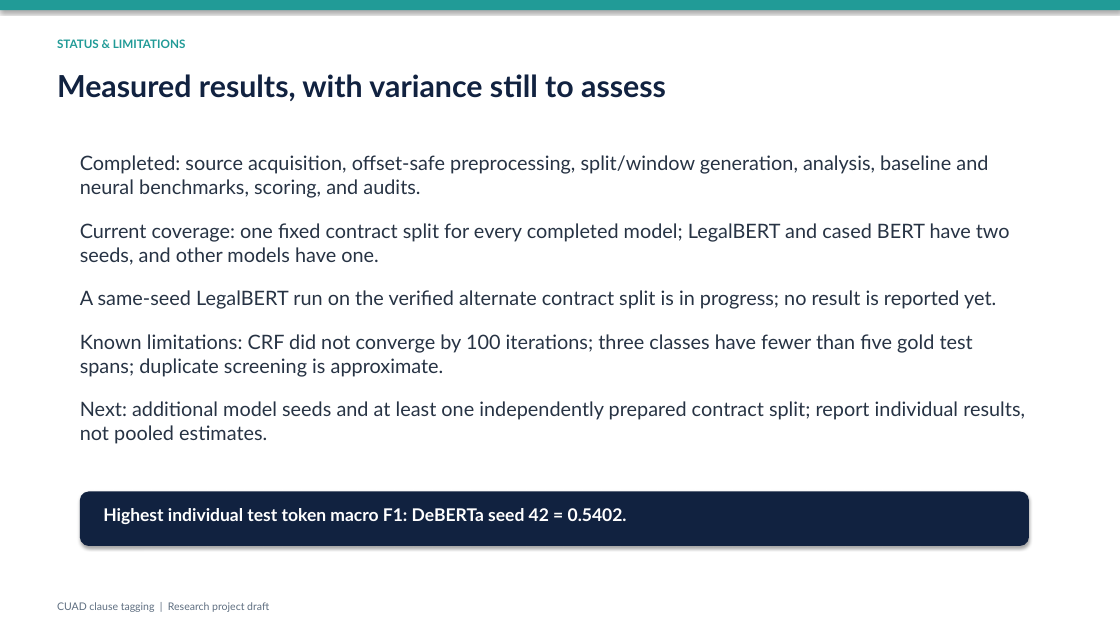
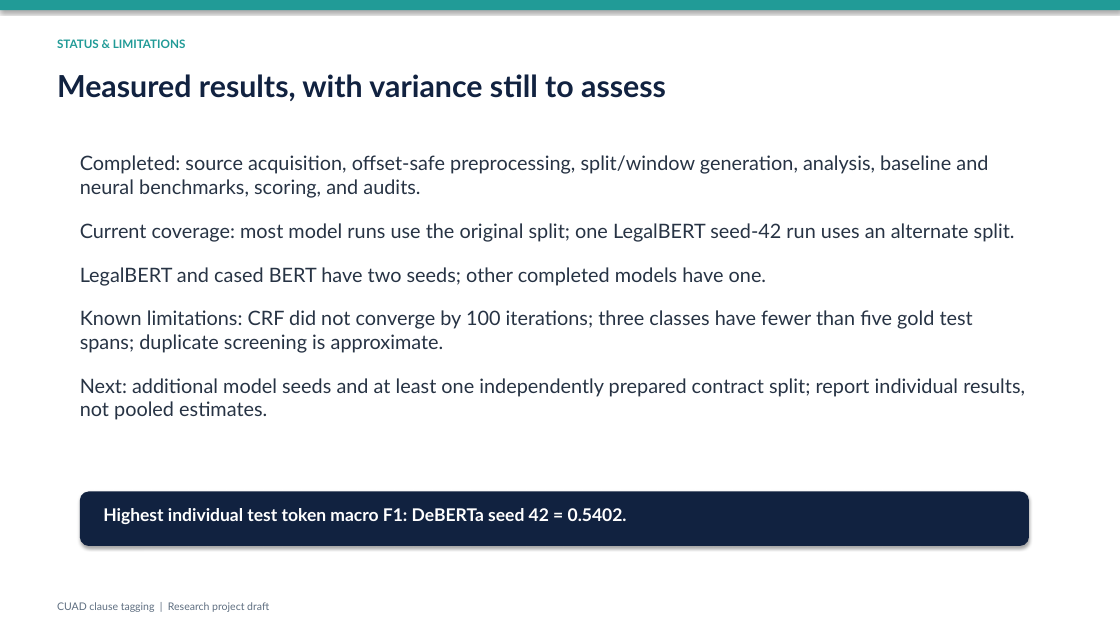
Before and after one commit to hmam-5/cuad-clause-tagging, a slide deck: slide 10 of results/CUAD_project_presentation.pptx (slide 9 before the commit). Drawn at 1120x630 pixels with LibreOffice and Linux fonts; fonts in the diff are those of the drawing. Boxes give left, top, right and bottom in pixels: in the first picture for what was removed or moved away, otherwise in the second. Text is boxed around its words. In the diff, an @@ line names an element or a change of style, - is before the commit and + after.

```diff
--- a/results/CUAD_project_presentation.pptx
+++ b/results/CUAD_project_presentation.pptx
@@ text at box(80, 223, 1015, 286): text changed @@
-Current coverage: one fixed contract split for every completed model; LegalBERT and cased BERT have two seeds, and other models have one.
-A same-seed LegalBERT run on the verified alternate contract split is in progress; no result is reported yet.
+Current coverage: most model runs use the original split; one LegalBERT seed-42 run uses an alternate split.
+LegalBERT and cased BERT have two seeds; other completed models have one.
```
Also in this commit, not shown: 1 slide added, 14 other files.
